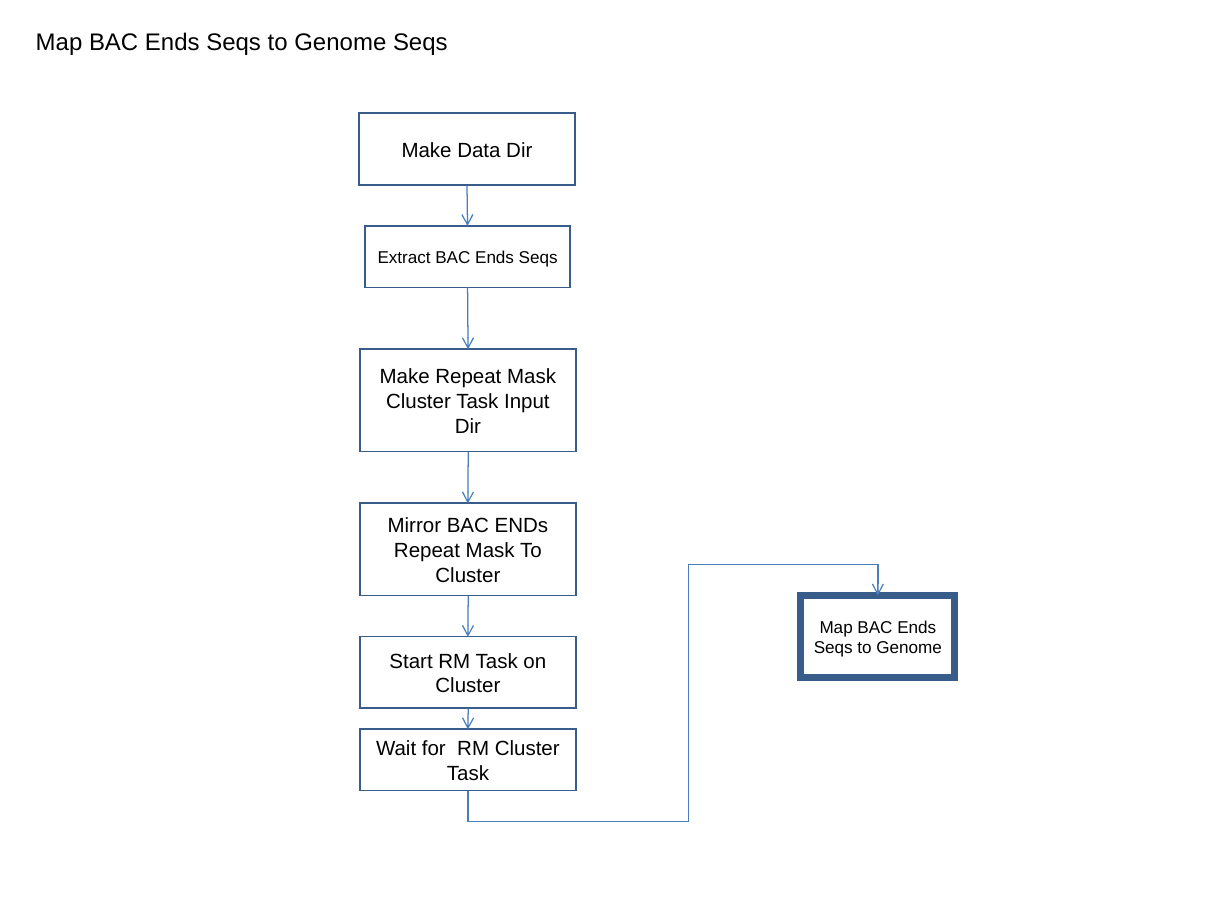
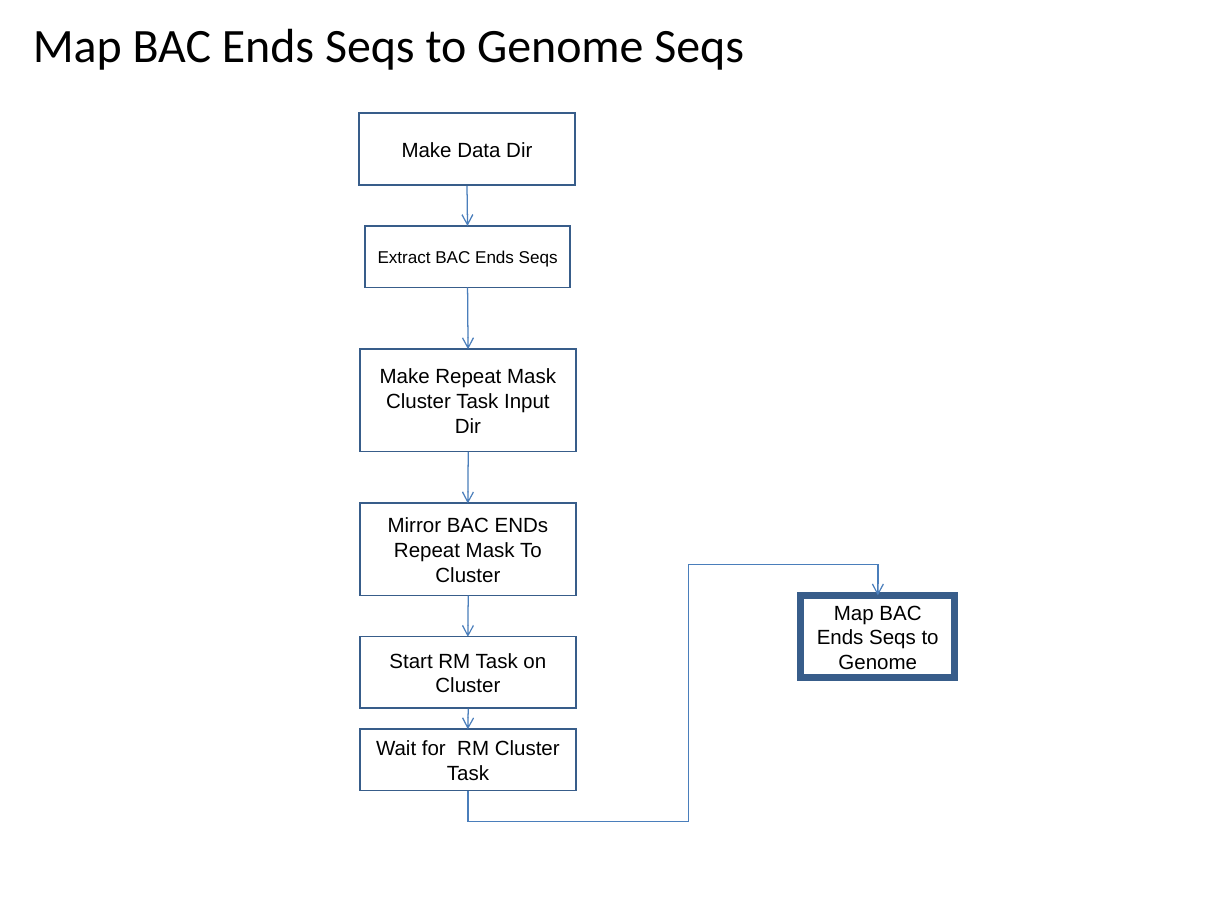
Before and after one commit to VEuPathDB/ApiCommonWorkflow, a slide deck: slide 26 of Main/doc/IntegratedWorkflow.ppt (slide 25 before the commit). Drawn at 1232x924 pixels with LibreOffice and Linux fonts; fonts in the diff are those of the drawing. Boxes give left, top, right and bottom in pixels: in the first picture for what was removed or moved away, otherwise in the second. Text is boxed around its words. In the diff, an @@ line names an element or a change of style, - is before the commit and + after.

```diff
--- a/Main/doc/IntegratedWorkflow.ppt
+++ b/Main/doc/IntegratedWorkflow.ppt
@@ title "Map BAC Ends Seqs to ..." at bbox=[33, 28, 744, 70]: size 14 to 28 pt, font Arial to Calibri; alignment centre to left; vertical alignment top to middle @@
@@ rectangle "Map BAC Ends Seqs to ..." at bbox=[801, 595, 955, 678]: size 10 to 12 pt @@
```
Also in this commit, not shown: 29 other slides changed, 1 slide added.
